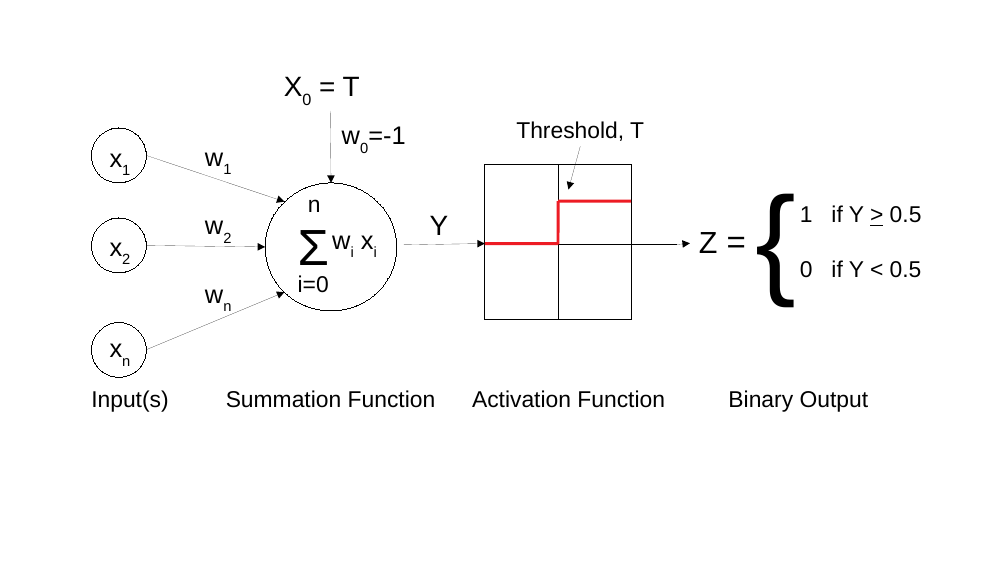
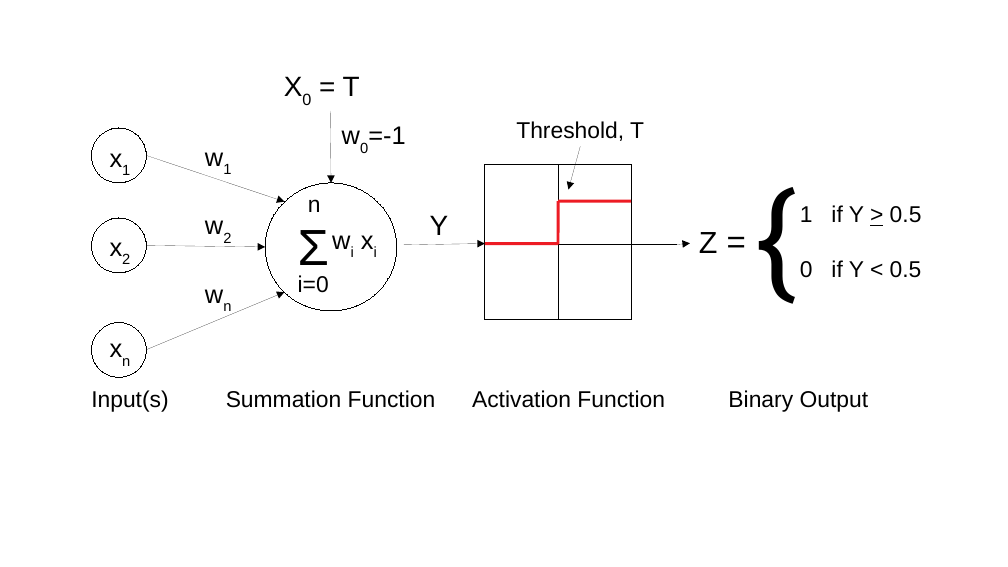
Before and after one commit to mccurcio/a1_mcc_project, a slide deck: slide 1 of 05-ae-nn/notes_pix/pix/libre_office/one.neuron.system.odp. Drawn at 1008x567 pixels with LibreOffice and Linux fonts; fonts in the diff are those of the drawing. Boxes give left, top, right and bottom in pixels: in the first picture for what was removed or moved away, otherwise in the second. Text is boxed around its words. In the diff, an @@ line names an element or a change of style, - is before the commit and + after.

```diff
--- a/05-ae-nn/notes_pix/pix/libre_office/one.neuron.system.odp
+++ b/05-ae-nn/notes_pix/pix/libre_office/one.neuron.system.odp
@@ text "{" at [747, 155, 804, 330]: font Arial to Roboto @@
```
Also in this commit, not shown: 30 other files.
